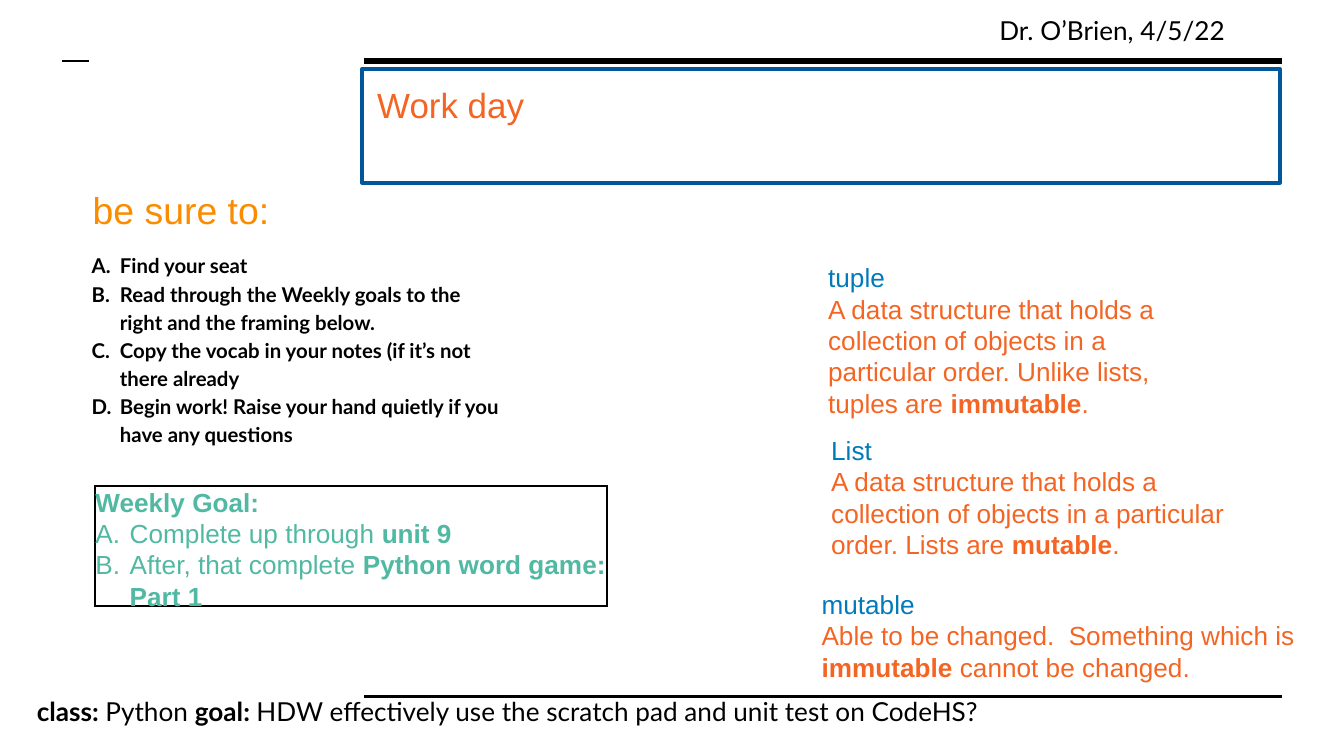
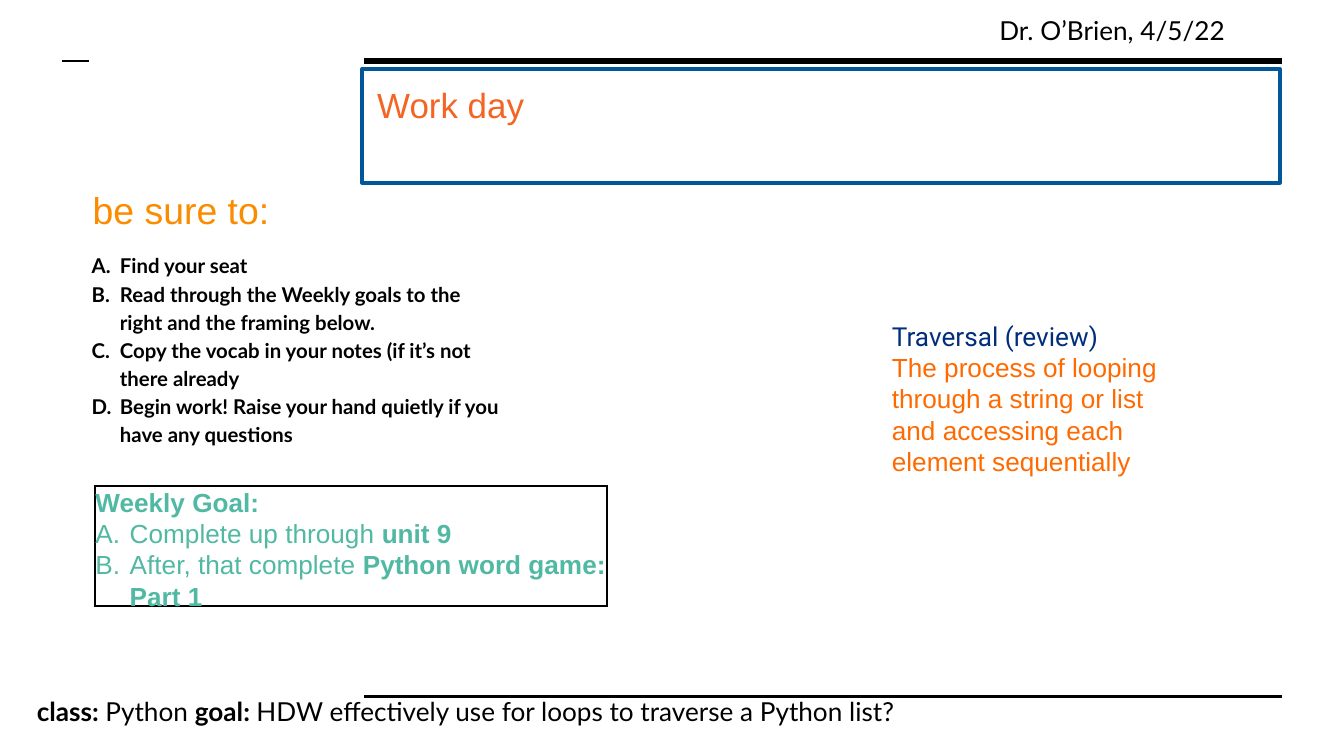
Before and after one commit to cobrien87/work, a slide deck: slide 4 of print/python2_9_02.pptx. Drawn at 1344x756 pixels with LibreOffice and Linux fonts; fonts in the diff are those of the drawing; background and template pictures are left out. Boxes give left, top, right and bottom in pixels: in the first picture for what was removed or moved away, otherwise in the second. Text is boxed around its words. In the diff, an @@ line names an element or a change of style, - is before the commit and + after.

Commit message:
lps slides 4-6

```diff
--- a/print/python2_9_02.pptx
+++ b/print/python2_9_02.pptx
@@ text removed at bbox=[828, 268, 1154, 418] @@
-tuple
-A data structure that holds a collection of objects in a particular order. Unlike lists, tuples are immutable.
@@ text added at bbox=[892, 325, 1156, 477], 14 pt, text #FF6A00 @@
+Traversal (review)
+The process of looping through a string or list and accessing each element sequentially
@@ text removed at bbox=[831, 441, 1224, 555] @@
-List
-A data structure that holds a collection of objects in a particular order. Lists are mutable.
@@ text removed at bbox=[822, 595, 1294, 682] @@
-mutable
-Able to be changed. Something which is immutable cannot be changed.
@@ text at bbox=[37, 701, 894, 726]: text changed @@
-class: Python goal: HDW effectively use the scratch pad and unit test on CodeHS?
+class: Python goal: HDW effectively use for loops to traverse a Python list?
```
Also in this commit, not shown: 4 other slides changed, 1 slide added, 1 slide removed, 17 other files.
